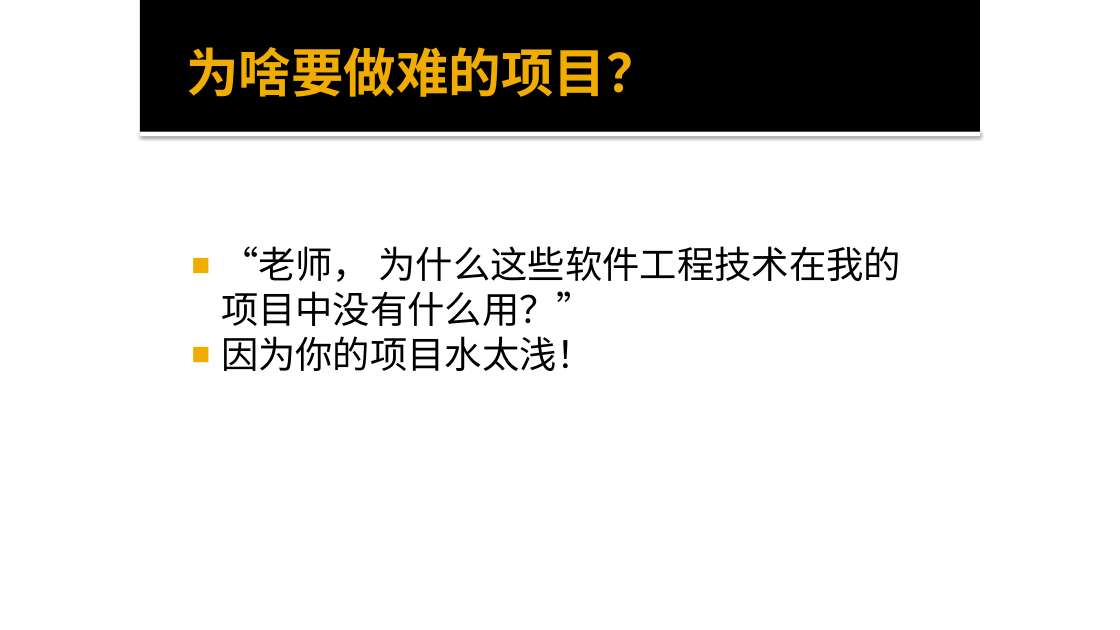
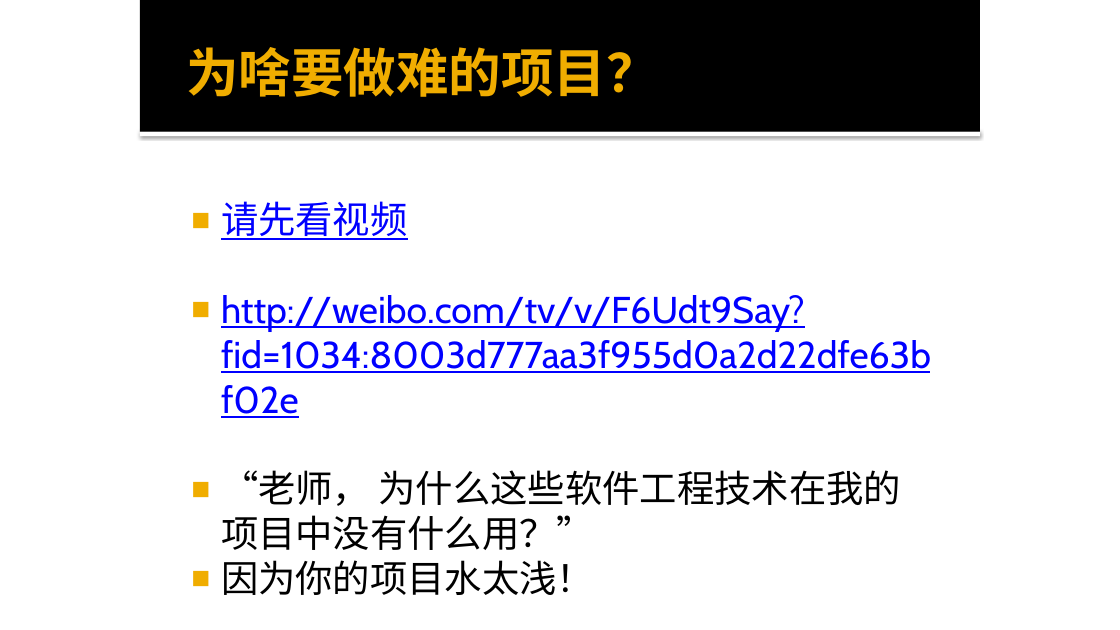
Before and after one commit to mengning/se, a slide deck: slide 10 of ppt/软件工程-码农的自我修养.pptx. Drawn at 1120x630 pixels with LibreOffice and Linux fonts; fonts in the diff are those of the drawing. Boxes give left, top, right and bottom in pixels: in the first picture for what was removed or moved away, otherwise in the second. Text is boxed around its words. In the diff, an @@ line names an element or a change of style, - is before the commit and + after.

```diff
--- a/ppt/软件工程-码农的自我修养.pptx
+++ b/ppt/软件工程-码农的自我修养.pptx
@@ text at (221,201,931,373): paragraphs added @@
+◼ 请先看视频
+◼ http://weibo.com/tv/v/F6Udt9Say?fid=1034:8003d777aa3f955d0a2d22dfe63bf02e
```
Also in this commit, not shown: 7 other slides changed, 2 other files.
